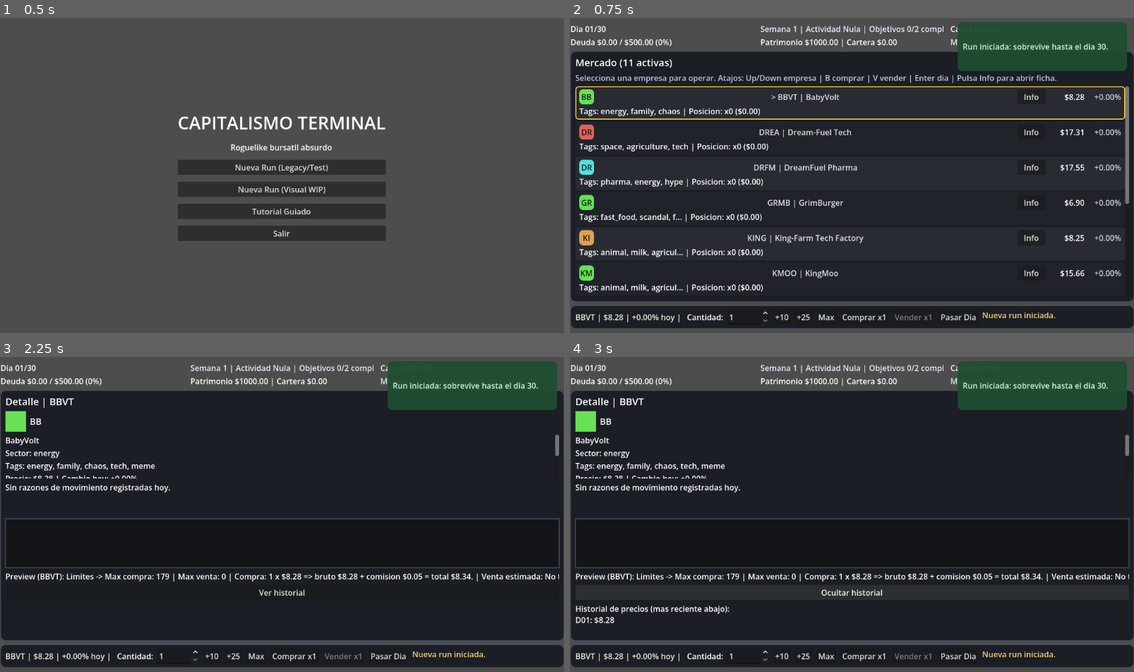
Above: before the commit, frames 1-4 (two rows, left to right).
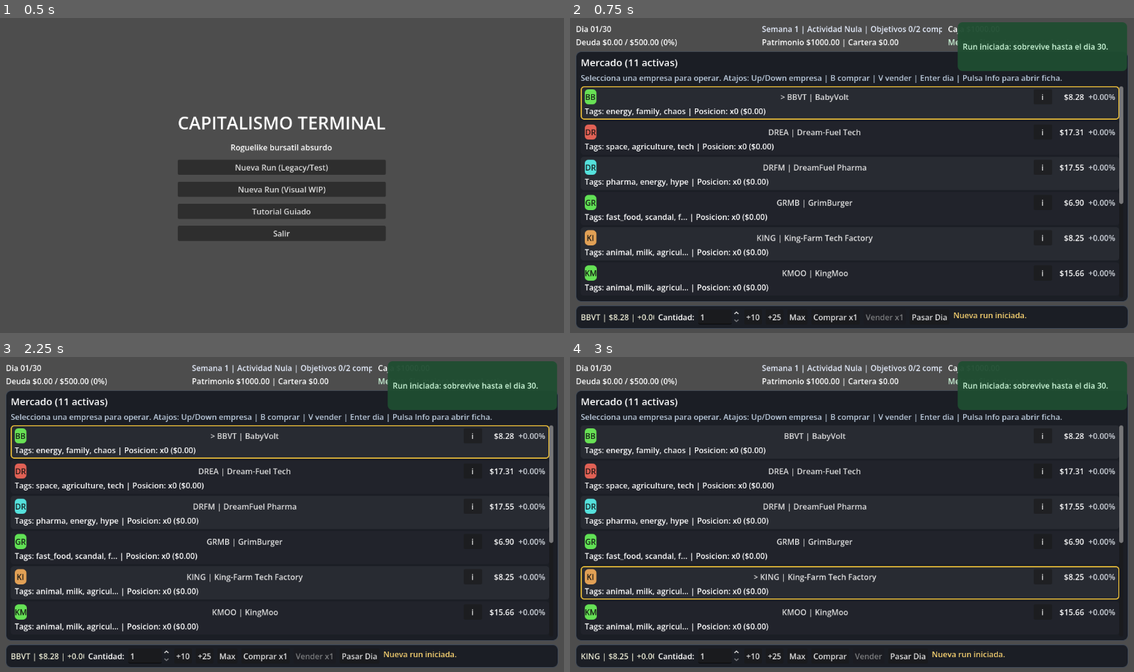
Above: after the commit, the same moments.

Repository: DewBlack/terminal-capitalism
Game: Godot game, scene res://scenes/main/main.tscn
Same seed, same stepped clock (60 frames per second), same inputs: the game is played once before the commit and once after it.
Inputs (mouse positions are in pixels of both pictures, inside the frame that each line leads up to):
- Up to frame 1 (0.5 s): no input
- Up to frame 2 (0.75 s): click "Nueva Run (Legacy/Test)" at 0.5 s
- Up to frame 3 (2.25 s): click "> BBVT | BabyVolt" at 1.25 s; click (462, 435) at 2 s, where only the run before the commit has a clickable "Info"
- Up to frame 4 (3 s): click (852, 593) at 2.75 s, where only the run before the commit has a clickable "Ver historial"

Frame 1 is identical in both runs. In frame 2, 11% of the frame differs, in the area x 0-100%, y 2-99%; in frame 3, 15%; in frame 4, 15%.

Commit message:
tune(ui): compact monitor layout to reduce minimum width overflow

Diff:
--- a/scenes/game/game_screen_visual_wip.tscn
+++ b/scenes/game/game_screen_visual_wip.tscn
@@ -247,17 +247,17 @@
 theme_override_constants/separation = 6
 
 [node name="HomeButton" type="Button" parent="MainMargin/MainVBox/AppNavBar"]
-custom_minimum_size = Vector2(98, 0)
+custom_minimum_size = Vector2(80, 0)
 layout_mode = 2
 text = "Home"
 
 [node name="MarketButton" type="Button" parent="MainMargin/MainVBox/AppNavBar"]
-custom_minimum_size = Vector2(110, 0)
+custom_minimum_size = Vector2(90, 0)
 layout_mode = 2
 text = "Mercado"
 
 [node name="CompanyButton" type="Button" parent="MainMargin/MainVBox/AppNavBar"]
-custom_minimum_size = Vector2(110, 0)
+custom_minimum_size = Vector2(90, 0)
 layout_mode = 2
 text = "Empresa"
 
@@ -301,10 +301,10 @@
 custom_minimum_size = Vector2(0, 164)
 layout_mode = 2
 size_flags_vertical = 1
-theme_override_constants/separation = 8
+theme_override_constants/separation = 6
 
 [node name="HomePiePanel" type="PanelContainer" parent="MainMargin/MainVBox/BodySplit/HomePanel/HomeMargin/HomeVBox/HomeChartsRow"]
-custom_minimum_size = Vector2(220, 0)
+custom_minimum_size = Vector2(160, 0)
 layout_mode = 2
 size_flags_horizontal = 1
 
@@ -434,7 +434,7 @@
 theme_override_constants/separation = 10
 
 [node name="MarketPanel" type="PanelContainer" parent="MainMargin/MainVBox/BodySplit/CenterSplit"]
-custom_minimum_size = Vector2(420, 0)
+custom_minimum_size = Vector2(300, 0)
 layout_mode = 2
 size_flags_horizontal = 3
 size_flags_stretch_ratio = 1.2
@@ -463,7 +463,7 @@
 theme_override_constants/separation = 4
 
 [node name="DetailsPanel" type="PanelContainer" parent="MainMargin/MainVBox/BodySplit/CenterSplit"]
-custom_minimum_size = Vector2(360, 0)
+custom_minimum_size = Vector2(300, 0)
 layout_mode = 2
 size_flags_horizontal = 3
 size_flags_stretch_ratio = 1.0
@@ -598,7 +598,7 @@
 
 [node name="SelectionLabel" type="Label" parent="MainMargin/MainVBox/BottomPanel/BottomBar"]
 layout_mode = 2
-custom_minimum_size = Vector2(150, 0)
+custom_minimum_size = Vector2(96, 0)
 size_flags_horizontal = 1
 clip_text = true
 text = "Selecciona una empresa."
@@ -640,7 +640,7 @@
 
 [node name="StatusLabel" type="Label" parent="MainMargin/MainVBox/BottomPanel/BottomBar"]
 layout_mode = 2
-custom_minimum_size = Vector2(160, 0)
+custom_minimum_size = Vector2(0, 0)
 size_flags_horizontal = 3
 size_flags_vertical = 1
 clip_text = true
--- a/scripts/ui/market_row_factory.gd
+++ b/scripts/ui/market_row_factory.gd
@@ -43,7 +43,7 @@
 	top_row.add_theme_constant_override("separation", 8)
 	row_vbox.add_child(top_row)
 
-	var badge := _build_company_logo_badge(company, 30)
+	var badge := _build_company_logo_badge(company, 24)
 	top_row.add_child(badge)
 
 	var select_button := Button.new()
@@ -60,8 +60,8 @@
 	top_row.add_child(select_button)
 
 	var info_button := Button.new()
-	info_button.custom_minimum_size = Vector2(58, 0)
-	info_button.text = "Info"
+	info_button.custom_minimum_size = Vector2(38, 0)
+	info_button.text = "i"
 	info_button.tooltip_text = "Abrir ficha de %s" % company.name
 	info_button.focus_mode = Control.FOCUS_NONE
 	if on_info_pressed.is_valid():
--- a/scripts/ui/ui_manager.gd
+++ b/scripts/ui/ui_manager.gd
@@ -43,13 +43,19 @@
 const MARKET_TAGS_VISIBLE := 3
 const MARKET_TAGS_MAX_CHARS := 24
 const COMPANY_TAGS_VISIBLE := 6
-const ROW_NAME_MIN_WIDTH := 150.0
-const ROW_PRICE_MIN_WIDTH := 72.0
-const ROW_CHANGE_MIN_WIDTH := 66.0
+const ROW_NAME_MIN_WIDTH := 96.0
+const ROW_PRICE_MIN_WIDTH := 58.0
+const ROW_CHANGE_MIN_WIDTH := 52.0
 const HOTKEYS_HINT := "Atajos: Up/Down empresa | B comprar | V vender | Enter dia"
 const APP_SECTION_HOME := "home"
 const APP_SECTION_MARKET := "market"
 const APP_SECTION_COMPANY := "company"
+const BUY_LABEL_FULL := "Comprar"
+const SELL_LABEL_FULL := "Vender"
+const END_DAY_LABEL_FULL := "Pasar Dia"
+const BUY_LABEL_COMPACT := "C"
+const SELL_LABEL_COMPACT := "V"
+const END_DAY_LABEL_COMPACT := "Dia"
 const DESK_BACKDROP_TEXTURE_PATH := "res://art/placeholder/desk/desk_base_bg_v1.png"
 const DESK_COMPUTER_PROP_TEXTURE_PATH := "res://art/placeholder/desk/desk_base_bg_v1.png"
 const MONITOR_FRAME_TEXTURE_PATH := "res://art/placeholder/desk/crt_monitor_frame_v1.png"
@@ -316,6 +322,7 @@
 		)
 	_apply_action_hints()
 	_apply_zone_contract()
+	_apply_monitor_compaction()
 	if _news_title != null:
 		_news_title.text = "Capital Gazette"
 	if _news_history_button != null:
@@ -373,6 +380,7 @@
 		_ui_feedback_controller.apply_status_text(_last_status_message)
 	_apply_tutorial_visual_state()
 	_apply_app_section_visibility()
+	_apply_monitor_compaction()
 	_apply_diegetic_layout()
 	_update_desk_props_alert_state()
 
@@ -957,6 +965,37 @@
 	button.text = "[%s]" % label if is_active else label
 
 
+func _apply_monitor_compaction() -> void:
+	var compact := _zone_contract_enabled
+	if _quantity_plus_ten_button != null:
+		_quantity_plus_ten_button.visible = not compact
+	if _quantity_plus_twenty_five_button != null:
+		_quantity_plus_twenty_five_button.visible = not compact
+	if _quantity_max_button != null:
+		_quantity_max_button.visible = not compact
+	if _status_label != null:
+		_status_label.visible = not compact
+	if _selection_label != null:
+		_selection_label.custom_minimum_size = Vector2(96, 0) if compact else Vector2(150, 0)
+	if _quantity_input != null:
+		_quantity_input.custom_minimum_size = Vector2(66, 0) if compact else Vector2.ZERO
+	if _bottom_bar != null:
+		_bottom_bar.add_theme_constant_override("separation", 4 if compact else 8)
+	if _buy_button != null:
+		_buy_button.text = BUY_LABEL_COMPACT if compact else BUY_LABEL_FULL
+		_buy_button.tooltip_text = "Comprar acciones."
+	if _sell_button != null:
+		_sell_button.text = SELL_LABEL_COMPACT if compact else SELL_LABEL_FULL
+		_sell_button.tooltip_text = "Vender acciones."
+	if _end_day_button != null:
+		_end_day_button.text = END_DAY_LABEL_COMPACT if compact else END_DAY_LABEL_FULL
+		_end_day_button.tooltip_text = "Cierra el dia y procesa precios/noticias."
+	if _market_panel != null and compact:
+		_market_panel.custom_minimum_size = Vector2(300, 0)
+	if _details_panel != null and compact:
+		_details_panel.custom_minimum_size = Vector2(300, 0)
+
+
 func _update_market_table() -> void:
 	_clear_container(_market_rows)
 	if _market_selection_controller != null:
